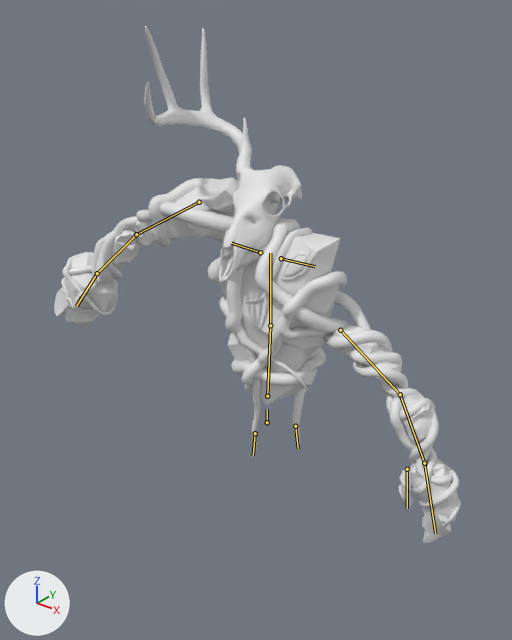
One commit to the Blender file ranged enemy animation.blend: the scene before it, then after it.
The view is the same before and after, from a 50 mm lens placed at (1.14, -1.47, 2.28), pointed at (-0.37, 0.42, 1.11). Every picture has the same lights, and +X, +Y and +Z are marked at lower left. The bones that bend it are drawn over the model as lines.

Objects in the first picture: 'center crystal', 'eye', 'left bottom crystal', 'left claw crystal', 'left pincer crystal', 'left top crystal', 'right bot crystal', 'right gun crystal', 'right top crystal', 'skull', 'vine 1', 'vine 2', 'vine 3'.
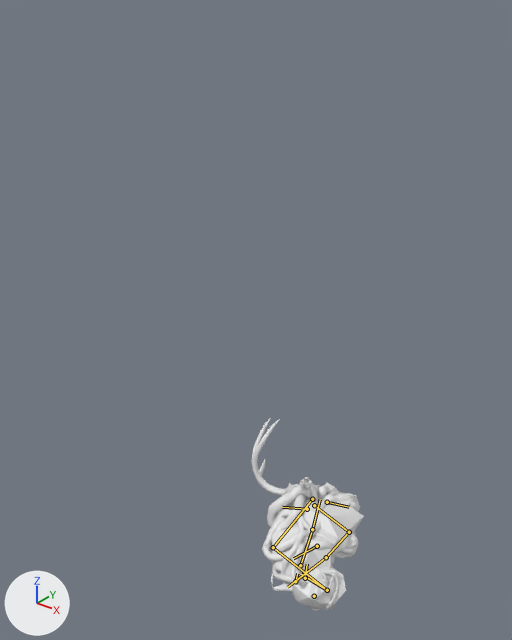
The newer file adds an action. The first version stands in its rest pose; the second is drawn at frame 41 of the action 'death'.

The change, as a diff of the scene's bpy script:
```diff
--- a/ranged enemy animation.blend.py
+++ b/ranged enemy animation.blend.py
@@ bone_spine_002 @@
 bone_spine_002 = bpy.data.objects['metarig'].pose.bones['spine.002']
-bone_spine_002.location = (0.0, 0.0, 0.0)
-bone_spine_002.rotation_quaternion = (1.0, 0.0, 0.0, 0.0)  # degrees (0, 0, 0)
+bone_spine_002.location = (-0.126, -0.97, -0.365)
+bone_spine_002.rotation_quaternion = (0.705, -0.679, 0.132, 0.16)  # degrees (-87, 24, 3)
@@ bone_upper_arm_l @@
 bone_upper_arm_l = bpy.data.objects['metarig'].pose.bones['upper_arm.L']  # child of 'shoulder.L'
-bone_upper_arm_l.location = (0.0, 0.0, 0.0)
+bone_upper_arm_l.location = (-0.02, -0.328, -0.055)
@@ bone_forearm_l @@
 bone_forearm_l = bpy.data.objects['metarig'].pose.bones['forearm.L']  # child of 'upper_arm.L'
-bone_forearm_l.rotation_quaternion = (1.0, 0.0, 0.0, 0.0)  # degrees (0, 0, 0)
+bone_forearm_l.rotation_quaternion = (0.909, 0.162, 0.073, -0.378)  # degrees (14, 15, -43)
@@ bone_hand_l_001 @@
 bone_hand_l_001 = bpy.data.objects['metarig'].pose.bones['hand.L.001']  # child of 'forearm.L'
-bone_hand_l_001.location = (0.0, 0.0, 0.0)
+bone_hand_l_001.location = (0.071, -0.085, -0.003)
@@ bone_shoulder_r @@
 bone_shoulder_r = bpy.data.objects['metarig'].pose.bones['shoulder.R']  # child of 'spine.004'
-bone_shoulder_r.location = (0.0, 0.0, 0.0)
+bone_shoulder_r.location = (-0.033, -0.002, -0.105)
@@ bone_upper_arm_r @@
 bone_upper_arm_r = bpy.data.objects['metarig'].pose.bones['upper_arm.R']  # child of 'shoulder.R'
-bone_upper_arm_r.location = (0.0, 0.0, 0.0)
-bone_upper_arm_r.rotation_quaternion = (1.0, 0.0, 0.0, 0.0)  # degrees (0, 0, 0)
+bone_upper_arm_r.location = (-0.12, -0.212, -0.032)
+bone_upper_arm_r.rotation_quaternion = (0.93, -0.034, -0.015, 0.366)  # degrees (-4, 0, 43)
@@ bone_forearm_r @@
 bone_forearm_r = bpy.data.objects['metarig'].pose.bones['forearm.R']  # child of 'upper_arm.R'
-bone_forearm_r.rotation_quaternion = (1.0, 0.0, 0.0, 0.0)  # degrees (0, 0, 0)
+bone_forearm_r.rotation_quaternion = (0.809, 0.086, -0.144, 0.563)  # degrees (-1, -19, 70)
@@ bone_hand_r @@
 bone_hand_r = bpy.data.objects['metarig'].pose.bones['hand.R']  # child of 'forearm.R'
-bone_hand_r.rotation_quaternion = (1.0, 0.0, 0.0, 0.0)  # degrees (0, 0, 0)
+bone_hand_r.rotation_quaternion = (0.283, -0.027, -0.244, 0.927)  # degrees (-28, -5, 147)
@@ bone_spine_006 @@
 bone_spine_006 = bpy.data.objects['metarig'].pose.bones['spine.006']  # child of 'spine.002'
-bone_spine_006.location = (0.0, 0.0, 0.0)
-bone_spine_006.rotation_quaternion = (1.0, 0.0, 0.0, 0.0)  # degrees (0, 0, 0)
+bone_spine_006.location = (0.002, -0.057, 0.049)
+bone_spine_006.rotation_quaternion = (0.346, 0.592, 0.235, 0.689)  # degrees (76, -41, 94)
@@ bone_spine_007 @@
 bone_spine_007 = bpy.data.objects['metarig'].pose.bones['spine.007']  # child of 'spine.002'
-bone_spine_007.location = (0.0, 0.0, 0.0)
-bone_spine_007.rotation_quaternion = (1.0, 0.0, 0.0, 0.0)  # degrees (0, 0, 0)
+bone_spine_007.location = (0.034, -0.099, 0.06)
+bone_spine_007.rotation_quaternion = (0.071, 0.984, -0.16, -0.035)  # degrees (171, 3, -19)
```

Boxes [x1, y1, x2, y2] around the edits, measured in the pictures (512 x 640 px):
'center crystal', posed
    before: [219, 230, 340, 405]
    after: [277, 487, 364, 572]
'vine 3', posed
    before: [62, 202, 437, 504]
    after: [263, 485, 339, 611]
'skull', posed
    before: [145, 26, 302, 282]
    after: [251, 417, 320, 501]
'vine 1', posed (76% narrower, 67% shorter)
    before: [73, 178, 453, 495]
    after: [267, 485, 358, 588]
'vine 2', posed
    before: [60, 216, 461, 529]
    after: [262, 508, 355, 594]
'right gun crystal', posed
    before: [54, 253, 118, 328]
    after: [291, 566, 346, 609]
'right top crystal', posed
    before: [136, 177, 239, 246]
    after: [272, 483, 338, 550]
'left claw crystal', posed
    before: [409, 456, 458, 543]
    after: [274, 562, 332, 591]
'right bot crystal', posed (12% wider, 22% shorter)
    before: [91, 227, 141, 284]
    after: [270, 549, 326, 593]
'left bottom crystal', posed
    before: [400, 394, 432, 445]
    after: [339, 533, 357, 556]
'left top crystal', posed (not visible afterwards)
    before: [333, 324, 400, 383]
'eye', posed (38% narrower, 69% shorter)
    before: [281, 252, 314, 280]
    after: [335, 493, 355, 501]
'left pincer crystal', posed (not visible afterwards)
    before: [401, 466, 414, 510]
bone 'spine.002', root to tip
    before: (267, 422) to (267, 409)
    after: (295, 581) to (297, 573)
bone 'upper_arm.L', root to tip
    before: (340, 330) to (400, 394)
    after: (314, 505) to (349, 532)
bone 'forearm.L', root to tip
    before: (400, 394) to (424, 463)
    after: (349, 532) to (326, 557)
bone 'hand.L.001', root to tip
    before: (407, 469) to (407, 508)
    after: (317, 546) to (293, 558)
bone 'shoulder.R', root to tip
    before: (260, 252) to (231, 243)
    after: (307, 509) to (282, 507)
bone 'upper_arm.R', root to tip
    before: (199, 202) to (136, 234)
    after: (312, 499) to (273, 547)
bone 'forearm.R', root to tip
    before: (136, 234) to (97, 273)
    after: (273, 547) to (327, 590)
bone 'hand.R', root to tip
    before: (97, 273) to (76, 306)
    after: (327, 590) to (301, 574)
bone 'spine.006', root to tip
    before: (295, 426) to (298, 448)
    after: (314, 596) to (314, 595)
bone 'spine.007', root to tip
    before: (255, 433) to (253, 455)
    after: (305, 578) to (307, 564)
